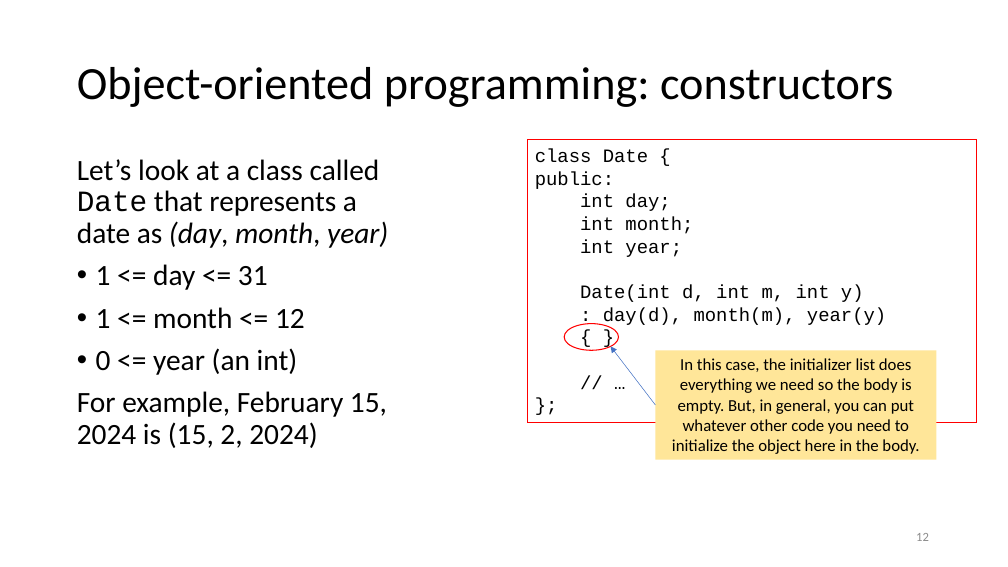
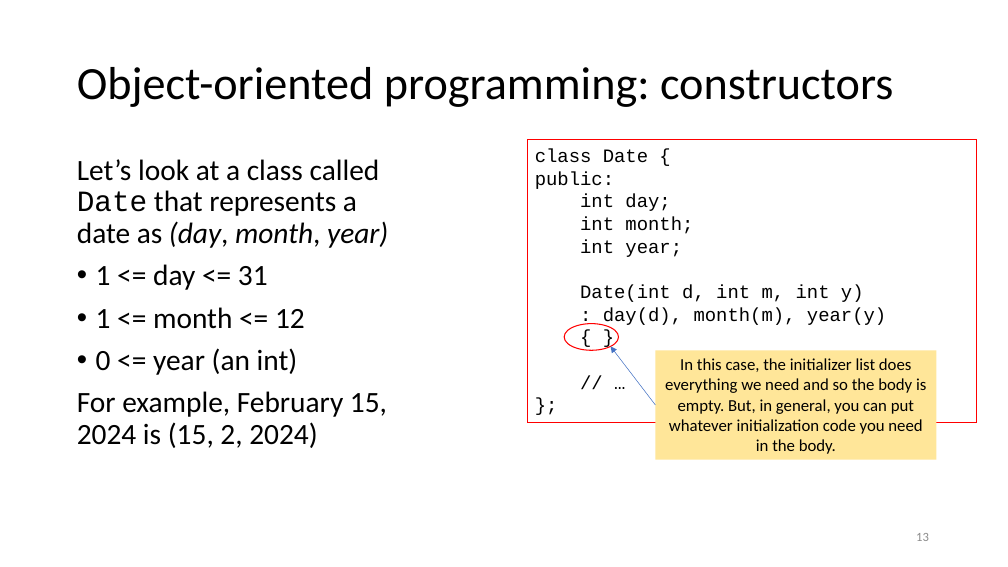
Before and after one commit to tjd1234/cmpt135spring2024, a slide deck: slide 13 of sample_code/week5/week5_cmpt135.pptx (slide 12 before the commit). Drawn at 1008x567 pixels with LibreOffice and Linux fonts; fonts in the diff are those of the drawing. Boxes give left, top, right and bottom in pixels: in the first picture for what was removed or moved away, otherwise in the second. Text is boxed around its words. In the diff, an @@ line names an element or a change of style, - is before the commit and + after.

```diff
--- a/sample_code/week5/week5_cmpt135.pptx
+++ b/sample_code/week5/week5_cmpt135.pptx
@@ text in rectangle at box(665, 358, 926, 454): text changed @@
-In this case, the initializer list does everything we need so the body is empty. But, in general, you can put whatever other code you need to initialize the object here in the body.
+In this case, the initializer list does everything we need and so the body is empty. But, in general, you can put whatever initialization code you need in the body.
```
Also in this commit, not shown: 19 other slides changed, 6 slides added, 2 other files.
